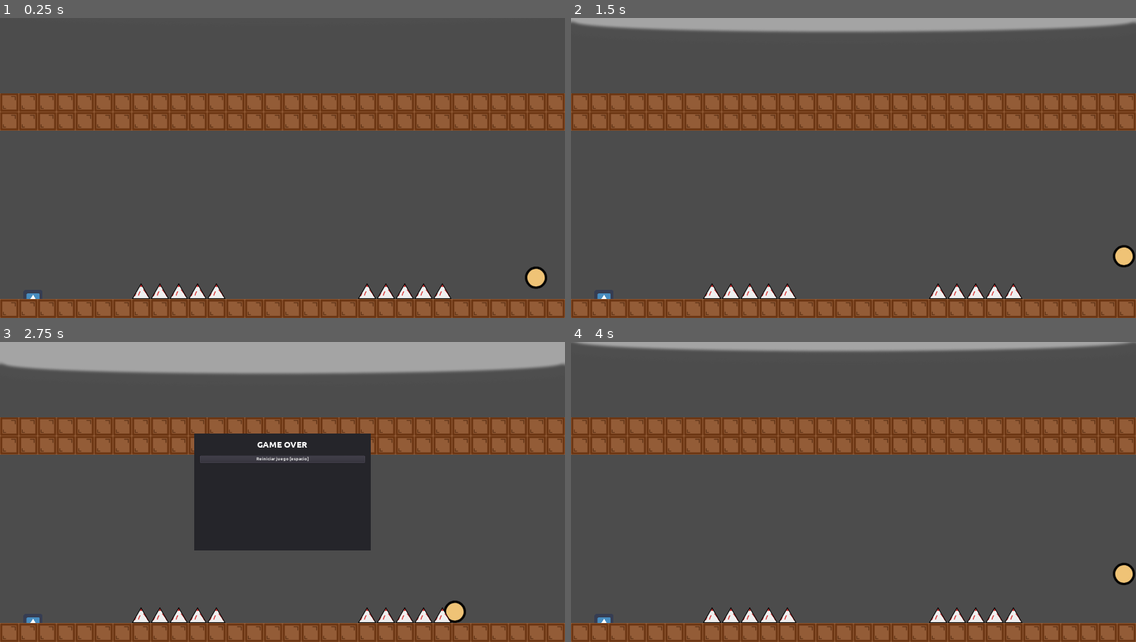
Above: before the commit, frames 1-4 (two rows, left to right).
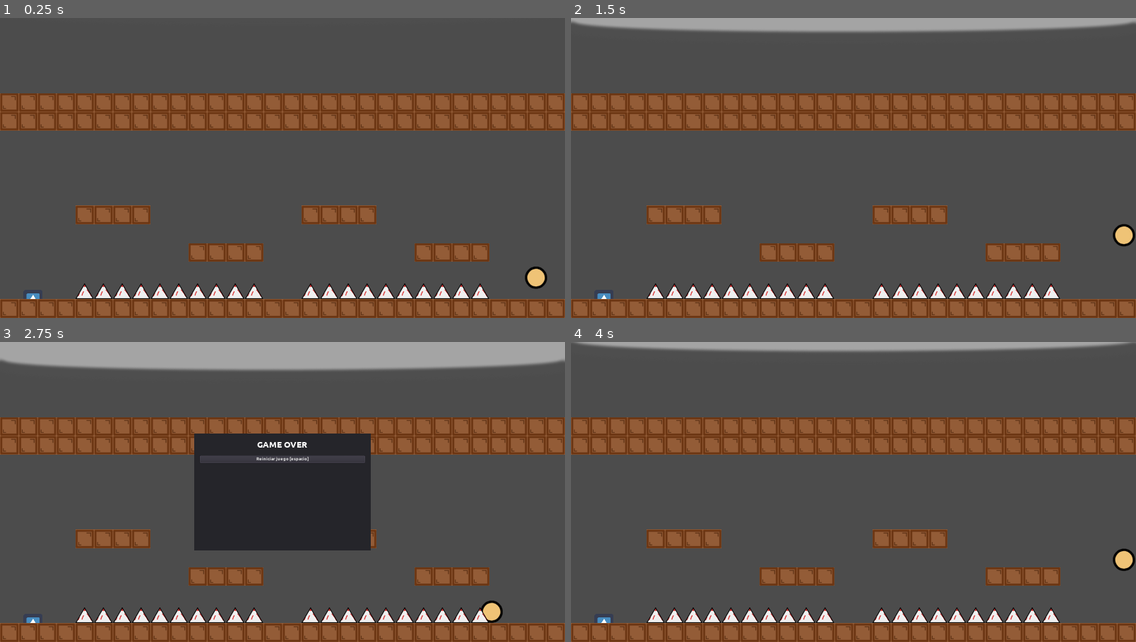
Above: after the commit, the same moments.

Repository: moisesjbc/a-la-cama
Game: Godot game, scene res://gameplay/main/main.tscn
Two runs of this game, one before a commit and one after it. Both use one fixed random seed, a clock stepped at 60 frames per second and the inputs below. The engine's default icon, where the game draws it, is replaced by a stand-in: a white triangle on a blue panel in a dark square.
Inputs:
- Up to frame 1 (0.25 s): no input
- Up to frame 2 (1.5 s): tap Enter at 0.5 s; hold D (ui_right) from 0.53 s (still down); tap Space at 0.77 s
- Up to frame 3 (2.75 s): tap Space at 1.52 s; release D (ui_right) at 2.03 s; hold A (ui_left) from 2.03 s (still down)
- Up to frame 4 (4 s): release A (ui_left) at 2.75 s; click "Reiniciar juego [espacio]" at 2.75 s; tap Space at 3.5, 3.77 s; hold D (ui_right) from 3.53 s (still down)

The runs differ from the first frame. In frame 1, 4.2% of the frame differs, in the area x 13-87%, y 62-94%; in frame 2, 4.6%; in frame 3, 5.5%, in the area x 0-100%, y 5-94%; in frame 4, 4.6%.

Commit message:
Add level inversion to tilemaps

Diff:
--- a/godot-project/gameplay/level/level.gd
+++ b/godot-project/gameplay/level/level.gd
@@ -15,4 +15,6 @@
 	return $fixed_elements.scale.x
 
 func load_level(fixed_elements_scale):
-	$fixed_elements.scale.x = -fixed_elements_scale
+	$fixed_elements.scale.x = fixed_elements_scale
+	for level_section in $level_sections.get_children():
+		level_section.load_section(fixed_elements_scale)
--- a/godot-project/gameplay/level/level.tscn
+++ b/godot-project/gameplay/level/level.tscn
@@ -34,9 +34,9 @@
 [node name="level_sections" type="Node2D" parent="."]
 
 [node name="0" parent="level_sections" instance=ExtResource( 4 )]
-position = Vector2( 192, 64 )
+position = Vector2( 576, 512 )
 
 [node name="1" parent="level_sections" instance=ExtResource( 4 )]
-position = Vector2( 960, 64 )
+position = Vector2( 1344, 512 )
 
 [connection signal="body_entered" from="fixed_elements/bed" to="." method="_on_bed_body_entered"]
--- /dev/null
+++ b/godot-project/gameplay/level_section/level_section.gd
@@ -0,0 +1,6 @@
+extends Node2D
+
+
+func load_section(horizontal_scale):
+	$alternatives/a0/terrain.scale.x = horizontal_scale
+	$alternatives/a0/obstacles.scale.x = horizontal_scale
--- a/godot-project/gameplay/level_section/level_section.tscn
+++ b/godot-project/gameplay/level_section/level_section.tscn
@@ -1,35 +1,39 @@
-[gd_scene load_steps=4 format=2]
+[gd_scene load_steps=5 format=2]
 
 [ext_resource path="res://gameplay/tilesets/terrain_tileset/terrain_tileset.tres" type="TileSet" id=1]
 [ext_resource path="res://gameplay/tilesets/obstacles_tileset/obstacles_tileset.tres" type="TileSet" id=2]
 [ext_resource path="res://gameplay/level_section/obstacles.gd" type="Script" id=3]
+[ext_resource path="res://gameplay/level_section/level_section.gd" type="Script" id=4]
 
 [node name="level_section" type="Node2D"]
+script = ExtResource( 4 )
 
 [node name="reference_rect" type="ColorRect" parent="."]
 visible = false
-margin_right = 747.0
-margin_bottom = 749.0
+margin_left = -384.0
+margin_top = -480.0
+margin_right = 384.0
+margin_bottom = 447.0
 
 [node name="alternatives" type="Node2D" parent="."]
 
-[node name="0" type="Node2D" parent="alternatives"]
+[node name="a0" type="Node2D" parent="alternatives"]
 
-[node name="terrain" type="TileMap" parent="alternatives/0"]
+[node name="terrain" type="TileMap" parent="alternatives/a0"]
 tile_set = ExtResource( 1 )
 collision_layer = 2
 format = 1
-tile_data = PoolIntArray( 917504, 0, 0, 917505, 0, 0, 917506, 0, 0, 917507, 0, 0, 917508, 0, 0, 917509, 0, 0, 917510, 0, 0, 917511, 0, 0, 917512, 0, 0, 917513, 0, 0, 917514, 0, 0, 917515, 0, 0 )
+tile_data = PoolIntArray( 196603, 0, 0, 196604, 0, 0, 196605, 0, 0, 196606, 0, 0, 262145, 0, 0, 262146, 0, 0, 262147, 0, 0, 262148, 0, 0 )
 
-[node name="obstacles" type="Area2D" parent="alternatives/0"]
+[node name="obstacles" type="Area2D" parent="alternatives/a0"]
 collision_layer = 32
 script = ExtResource( 3 )
 
-[node name="obstacles" type="TileMap" parent="alternatives/0/obstacles"]
+[node name="obstacles" type="TileMap" parent="alternatives/a0/obstacles"]
 tile_set = ExtResource( 2 )
 collision_use_parent = true
 collision_layer = 32
 format = 1
-tile_data = PoolIntArray( 851972, 0, 0, 851973, 0, 0, 851974, 0, 0, 851975, 0, 0, 851976, 0, 0 )
+tile_data = PoolIntArray( 458747, 0, 0, 458748, 0, 0, 458749, 0, 0, 458750, 0, 0, 458751, 0, 0, 393216, 0, 0, 393217, 0, 0, 393218, 0, 0, 393219, 0, 0, 393220, 0, 0 )
 
-[connection signal="body_entered" from="alternatives/0/obstacles" to="alternatives/0/obstacles" method="_on_obstacles_body_entered"]
+[connection signal="body_entered" from="alternatives/a0/obstacles" to="alternatives/a0/obstacles" method="_on_obstacles_body_entered"]
--- a/godot-project/gameplay/levels/levels.gd
+++ b/godot-project/gameplay/levels/levels.gd
@@ -19,7 +19,7 @@
 	get_child(0).disconnect("player_reached_bed", self, "_on_player_reached_bed")
 
 	# Load next level
-	get_child(1).load_level(get_child(0).get_fixed_elements_scale())
+	get_child(1).load_level(-get_child(0).get_fixed_elements_scale())
 
 	# Create a new level on the "backlog"
 	var new_level = level_scene.instance()
--- a/godot-project/gameplay/player/player.tscn
+++ b/godot-project/gameplay/player/player.tscn
@@ -10,6 +10,7 @@
 scale = Vector2( 0.8, 0.8 )
 collision_mask = 2
 script = ExtResource( 2 )
+JUMP_SPEED = 600
 
 [node name="sprite" type="Sprite" parent="."]
 texture = ExtResource( 1 )
